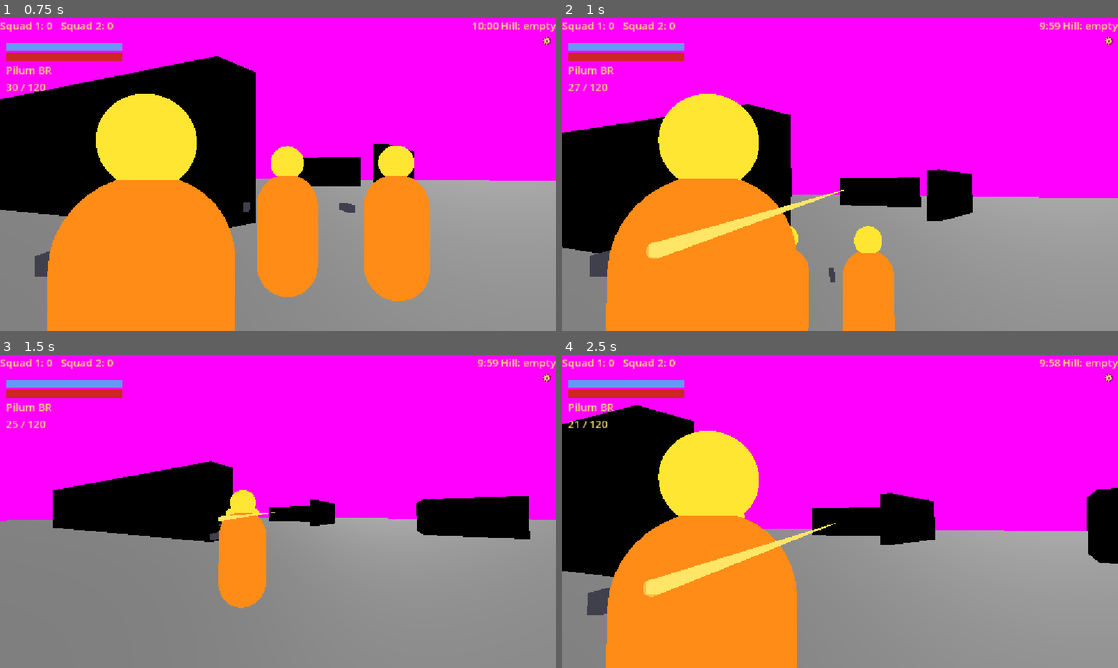
Above: before the commit, frames 1-4 (two rows, left to right).
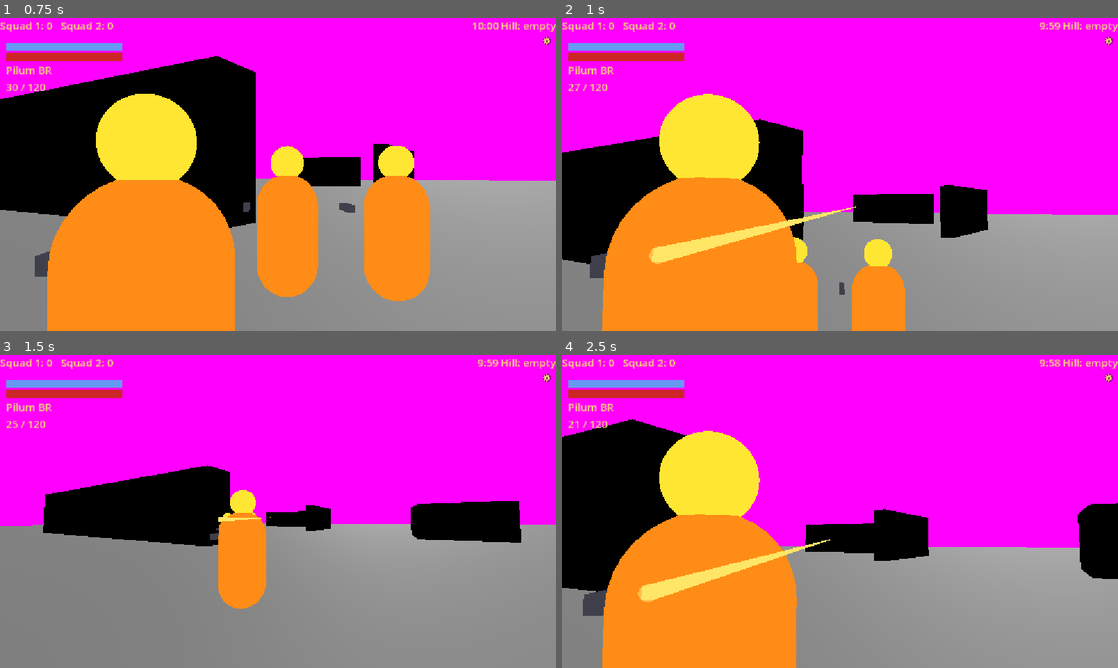
Above: after the commit, the same moments.

Repository: shibicb72-design/Project_Gladius
Game: Godot game, scene res://scenes/match/match.tscn
The game is run twice, just before and just after one commit, with the same random seed, the same clock (stepped at 60 frames per second) and the same inputs. This scene is started directly instead of the project's main scene.
Inputs (mouse positions are in pixels of both pictures, inside the frame that each line leads up to):
- Up to frame 1 (0.75 s): move the mouse to (400, 158) at 0.52 s; hold D (move_right) from 0.53 s (still down); hold Right mouse button (aim) from 0.53 s (still down)
- Up to frame 2 (1 s): keep holding D (move_right); keep holding Right mouse button (aim); tap Space (jump) at 0.77 s; click (962, 158) at 0.8 s
- Up to frame 3 (1.5 s): release D (move_right) at 1.25 s; release Right mouse button (aim) at 1.25 s; drag from (166, 527) to (250, 574) at 1.27 s
- Up to frame 4 (2.5 s): tap Enter at 2 s; move the mouse to (895, 442) at 2.02 s; hold D (move_right) from 2.03 s (still down); hold Right mouse button (aim) from 2.03 s (still down); click (895, 442) at 2.3 s

Frame 1 is identical in both runs. In frame 2, 11% of the frame differs, in the area x 0-100%, y 24-100%; in frame 3, 3.1%; in frame 4, 8.1%.

Commit message:
feat: lock camera feel industry defaults (ease 0.20s, knockback 2.0/1.2 deg, recover 0.22s)
Shibi ordered industry-standard values instead of placeholders (Oct 28 2026).
data/camera.json: shoulder_ease_s 0.16 -> 0.20 s, camera_knockback_pitch_deg
1.0 -> 2.0 deg, camera_knockback_yaw_deg 0.4 -> 1.2 deg,
camera_knockback_recover_s 0.15 -> 0.22 s. _placeholder dropped inside those
four entries only; notes cite Kenney Starter-Kit-FPS blaster.tres kick ranges
and the local UE Gameplay Cameras aim-rig blend example, and mark each as a
Shibi-approved industry default 2026-10-28 (not a DESIGN.md value).

OPEN_QUESTIONS: OQ-CAM-KNOCKBACK and the OQ-SHOULDER presentation addendum
now say DECIDED (Shibi, Oct 28 2026); per-weapon kick, ADS kick, on-device
(Fold) check and the Part B/C curve and pulse stay open.

Tests: knockback placeholder test renamed to
test_camera_json_knockback_keys_are_locked_industry_defaults and the shoulder
ease test now assert no _placeholder and the shipped values via
is_equal_approx. camera_knockback.gd header comment updated (comment only).

Co-Authored-By: Claude Opus 5.5 <noreply@anthropic.com>

Diff:
--- a/data/camera.json
+++ b/data/camera.json
@@ -6,14 +6,14 @@
   "shoulder_offset_m": {"_placeholder": true, "value": 0.6, "unit": "m", "note": "right-shoulder offset, tunable, no source"},
   "shoulder_offset_left_m": {"_placeholder": true, "value": -0.6, "unit": "m", "note": "left-shoulder offset (AMSG view_angle pattern), Path A"},
   "shoulder_side": "right",
-  "shoulder_ease_s": {"_placeholder": true, "value": 0.16, "unit": "s", "note": "OQ-SHOULDER: placeholder smoothstep shoulder transition; EL-approved Codex brief 2026-10-28; 0 restores instant snap, no final timing decided"},
+  "shoulder_ease_s": {"value": 0.20, "unit": "s", "note": "OQ-SHOULDER: smoothstep shoulder transition; Shibi-approved industry default 2026-10-28 (Shibi's pick, not a DESIGN.md value): 0.20 s, faster than the 0.3-0.5 s aim-rig blends in a local UE Gameplay Cameras third-party example (not Epic defaults); 0 restores instant snap"},
   "arm_length_left_m": {"_placeholder": true, "value": 3.5, "unit": "m", "note": "spring_length when shoulder_side is left; defaults match arm_length_m"},
   "aim_ray_length_m": {"_placeholder": true, "value": 200.0, "unit": "m", "note": "far aim point when the camera-centre ray hits nothing, no source"},
   "aim_validate_epsilon_m": {"_placeholder": true, "value": 0.3, "unit": "m", "note": "host tolerance when checking the muzzle ray reaches the client aim point, no source"},
-  "_camera_knockback_todo": "OQ-CAM-KNOCKBACK (Path A phase  …(121 unchanged characters)…  and the host's aim check never see it. Every value is a placeholder with no source, not a design value.",
-  "camera_knockback_pitch_deg": {"_placeholder": true, "value": 1.0, "unit": "deg", "note": "view kick up per ranged shot; Kenney's blaster.tres kicks 0.025-0.045 rad (1.4-2.6 deg) and never recovers"},
-  "camera_knockback_yaw_deg": {"_placeholder": true, "value": 0.4, "unit": "deg", "note": "sideways view kick per shot, random sign each shot (Kenney random_vec2)"},
-  "camera_knockback_recover_s": {"_placeholder": true, "value": 0.15, "unit": "s", "note": "linear return to rest after the latest kick; 0 turns the knockback off"},
+  "_camera_knockback_todo": "OQ-CAM-KNOCKBACK (Path A phase  …(121 unchanged characters)…  and the host's aim check never see it. All three knockback values (pitch, yaw, recover) are Shibi-approved industry defaults 2026-10-28, not DESIGN.md values. Still open: per-weapon kick (Kenney's blaster.tres is the 3-pellet weapon; blaster-repeater.tres uses the weapon.gd defaults, ~0.06-0.14 deg), ADS kick, on-device (Fold) check.",
+  "camera_knockback_pitch_deg": {"value": 2.0, "unit": "deg", "note": "view kick up per ranged shot; Shibi-approved industry default 2026-10-28 (Shibi's mid-ish pick, not a DESIGN.md value) in Kenney Starter-Kit-FPS weapons/blaster.tres pitch kick min_knockback.x-max_knockback.x 0.025-0.045 rad (1.4-2.6 deg; x = pitch, weapon.gd:18-19), which never recovers there"},
+  "camera_knockback_yaw_deg": {"value": 1.2, "unit": "deg", "note": "sideways view kick per shot, random sign each shot (Kenney random_vec2); Shibi-approved industry default 2026-10-28 (Shibi's pick, not a DESIGN.md value): softer for third person than Kenney Starter-Kit-FPS weapons/blaster.tres min yaw kick, range min_knockback.y-max_knockback.y 0.025-0.04 rad (1.4-2.3 deg; y = yaw, weapon.gd:18-19)"},
+  "camera_knockback_recover_s": {"value": 0.22, "unit": "s", "note": "linear return to rest after the latest kick; 0 turns the knockback off; Shibi-approved industry default 2026-10-28 (Shibi's pick, not a DESIGN.md value) inside a ~0.2-0.35 s snappy recover band (no single named source)"},
   "height_m": 1.6,
   "pitch_min_deg": -70.0,
   "pitch_max_deg": 70.0,
--- a/scripts/systems/camera_knockback.gd
+++ b/scripts/systems/camera_knockback.gd
@@ -3,8 +3,8 @@
 ## Camera knockback on fire (Path A phase 2). Pattern from Kenney Starter-Kit-FPS objects/player.gd action_shoot (MIT):
 ## each shot kicks the view up and sideways, the sideways sign random per shot (random_vec2). Unlike Kenney, which also
 ## adds the kick to rotation_target so it stays, this offset recovers: it falls linearly to zero over recover_s after
-## the latest kick. Pure math (no Node; time comes in as delta). Values: data/camera.json camera_knockback_* (placeholders,
-## OQ-CAM-KNOCKBACK).
+## the latest kick. Pure math (no Node; time comes in as delta). Values: data/camera.json camera_knockback_* (Shibi-approved
+## industry defaults 2026-10-28, OQ-CAM-KNOCKBACK).
 
 ## Recovery time left (seconds) that already counts as rest.
 const REST_EPS_S := 1e-6
--- a/tests/test_camera_knockback.gd
+++ b/tests/test_camera_knockback.gd
@@ -1,8 +1,8 @@
 extends "res://tests/test_case.gd"
 ## Path A phase 2, Goal A: Kenney Starter-Kit-FPS camera knockback on fire, made to recover and driven by
-## data/camera.json camera_knockback_* (placeholders). CameraKnockback is the pure kick/recover math; CameraRig adds it
-## to its rotation and keeps the aim point on the un-kicked camera (view only); Pawn.fire_shot kicks the local rig for
-## ranged shots only.
+## data/camera.json camera_knockback_* (Shibi-approved industry defaults, OQ-CAM-KNOCKBACK). CameraKnockback is the
+## pure kick/recover math; CameraRig adds it to its rotation and keeps the aim point on the un-kicked camera (view
+## only); Pawn.fire_shot kicks the local rig for ranged shots only.
 
 const _RigScene := preload("res://scenes/player/camera_rig.tscn")
 const _PawnScene := preload("res://scenes/player/pawn.tscn")
@@ -85,14 +85,19 @@
 	assert_eq(zero.offset, Vector2.ZERO, "recover_s 0: no offset")
 
 
-func test_camera_json_knockback_keys_are_marked_placeholders() -> void:
+func test_camera_json_knockback_keys_are_locked_industry_defaults() -> void:
+	# Shibi-approved industry defaults 2026-10-28 (OQ-CAM-KNOCKBACK), not DESIGN.md values.
 	var cfg := DataRegistry.new().get_camera_cfg()
-	for key in ["camera_knockback_pitch_deg", "camera_knockback_yaw_deg", "camera_knockback_recover_s"]:
+	var keys: Array[String] = ["camera_knockback_pitch_deg", "camera_knockback_yaw_deg", "camera_knockback_recover_s"]
+	var shipped: Array[float] = [2.0, 1.2, 0.22]
+	for i in keys.size():
+		var key := keys[i]
 		assert_true(cfg.has(key), "camera.json has %s" % key)
 		if cfg.has(key):
 			var e: Dictionary = cfg[key]
-			assert_true(bool(e.get("_placeholder", false)), "%s is marked _placeholder" % key)
-			assert_true(float(e.get("value", -1.0)) >= 0.0, "%s is not negative" % key)
+			assert_true(not e.has("_placeholder"), "%s is no longer marked _placeholder" % key)
+			var value := float(e.get("value", -1.0))
+			assert_true(is_equal_approx(value, shipped[i]), "%s ships %s (got %s)" % [key, shipped[i], value])
 	assert_true(_cfg_value("camera_knockback_recover_s") > 0.0, "the shipped knockback recovers (recover_s > 0)")
 	assert_true(_cfg_value("camera_knockback_pitch_deg") > 0.0, "the shipped knockback kicks the view up")
 	assert_true(_cfg_value("camera_knockback_pitch_deg") < 5.0, "the kick is small (under 5 deg)")
--- a/tests/test_shoulder_aim.gd
+++ b/tests/test_shoulder_aim.gd
@@ -210,7 +210,10 @@
 
 func test_shoulder_ease_is_monotonic_and_aim_tracks_the_current_camera() -> void:
 	var cfg := DataRegistry.new().get_camera_cfg()
-	assert_true(bool(cfg["shoulder_ease_s"]["_placeholder"]), "ease timing stays a placeholder")
+	# Shibi-approved industry default 2026-10-28 (OQ-SHOULDER addendum), not a DESIGN.md value.
+	assert_true(not cfg["shoulder_ease_s"].has("_placeholder"), "ease timing is no longer a placeholder")
+	assert_true(is_equal_approx(float(cfg["shoulder_ease_s"]["value"]), 0.20),
+		"ease timing ships 0.20 s (got %s)" % cfg["shoulder_ease_s"]["value"])
 	var rig: CameraRig = _RigScene.instantiate()
 	_tree().root.add_child(rig)
 	await _tree().physics_frame
Not shown, changed: docs/OPEN_QUESTIONS.md
